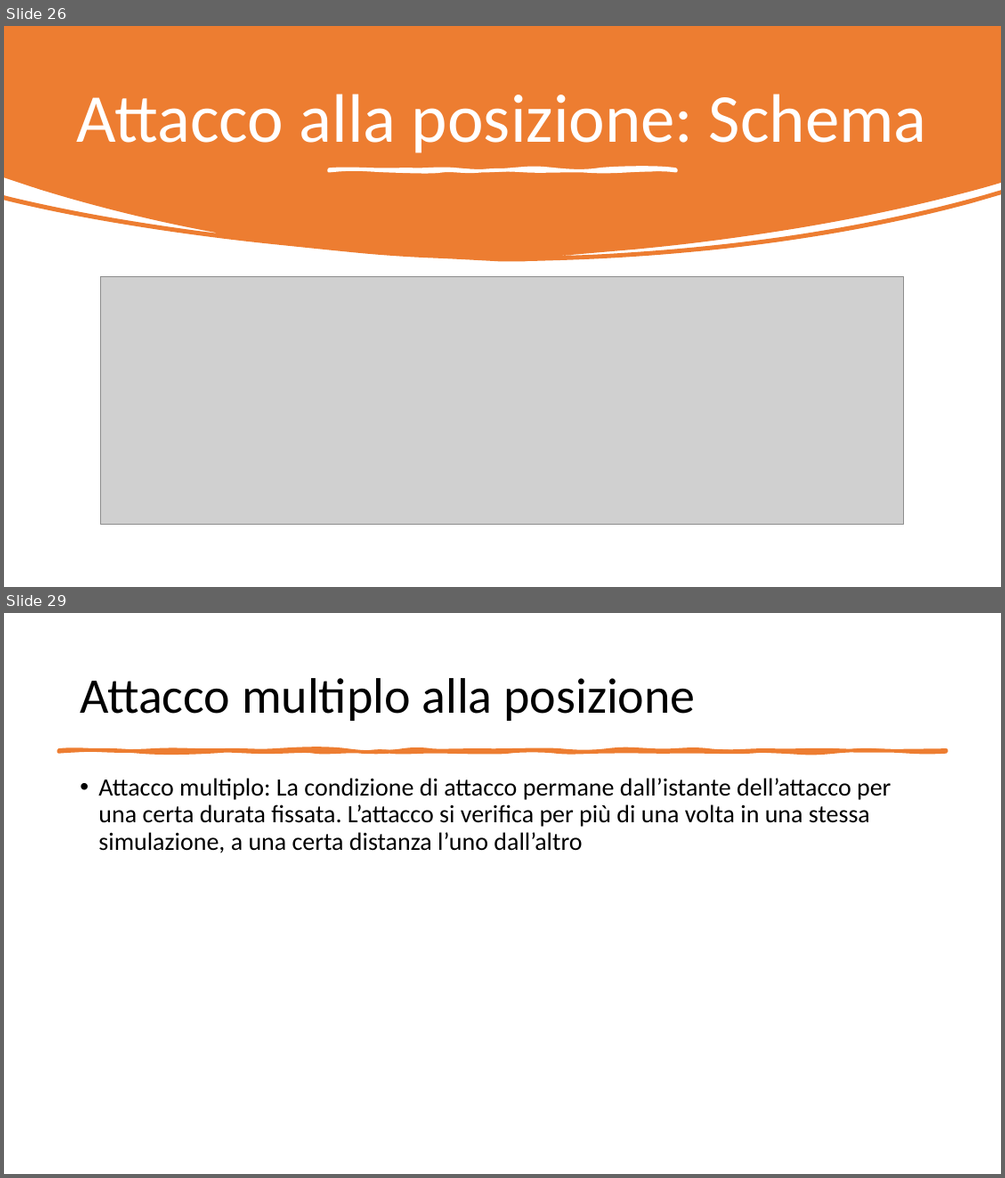
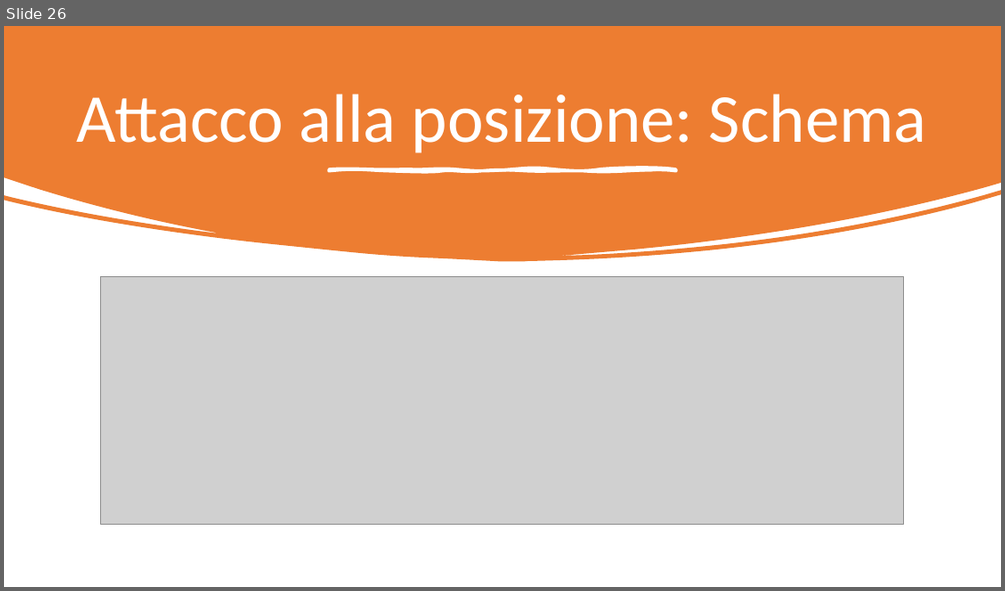
Before and after one commit to gerti98/FormalMethodsProject, a slide deck: Leading Car – Following Car.pptx. Shown one above the other, each under a label of ours: slides 26 and 29 before the commit, slide 26 after it; the slides between them are not shown. The pictures are 1005x1178 and 1005x591 pixels, drawn with LibreOffice and Linux fonts; fonts in the diff are those of the drawing; grey boxes stand for pictures. Boxes give left, top, right and bottom in pixels: in the first picture for what was removed or moved away, otherwise in the second. Text is boxed around its words. In the diff, an @@ line names an element or a change of style, - is before the commit and + after.

```diff
--- a/Leading Car – Following Car.pptx
+++ b/Leading Car – Following Car.pptx
@@ slide 29 removed at (4, 613, 1001, 1174), background #FFFFFF @@
@@ title removed at (80, 678, 695, 721) @@
-Attacco multiplo alla posizione
@@ freeform shape removed at (58, 750, 947, 751) @@
@@ text removed at (98, 778, 890, 853) @@
-• Attacco multiplo: La condizione di attacco permane dall’istante dell’attacco per una certa durata fissata. L’attacco si verifica per più di una volta in una stessa simulazione, a una certa distanza l’uno dall’altro
```
Also in this commit, not shown: 5 slides changed, 3 slides added, 1 other slide removed, 6 other files.
